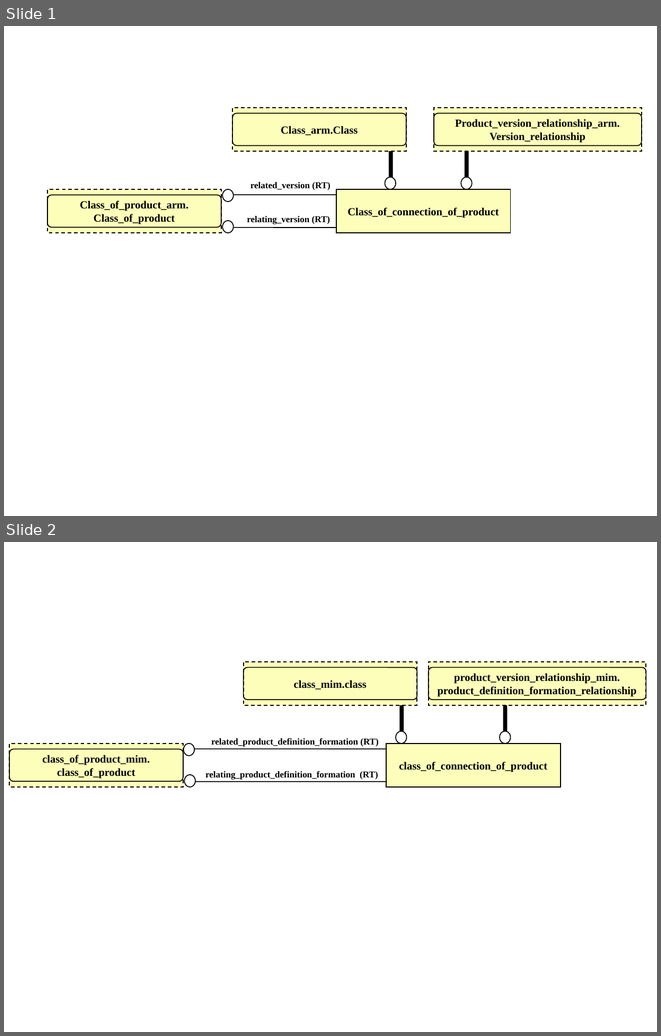
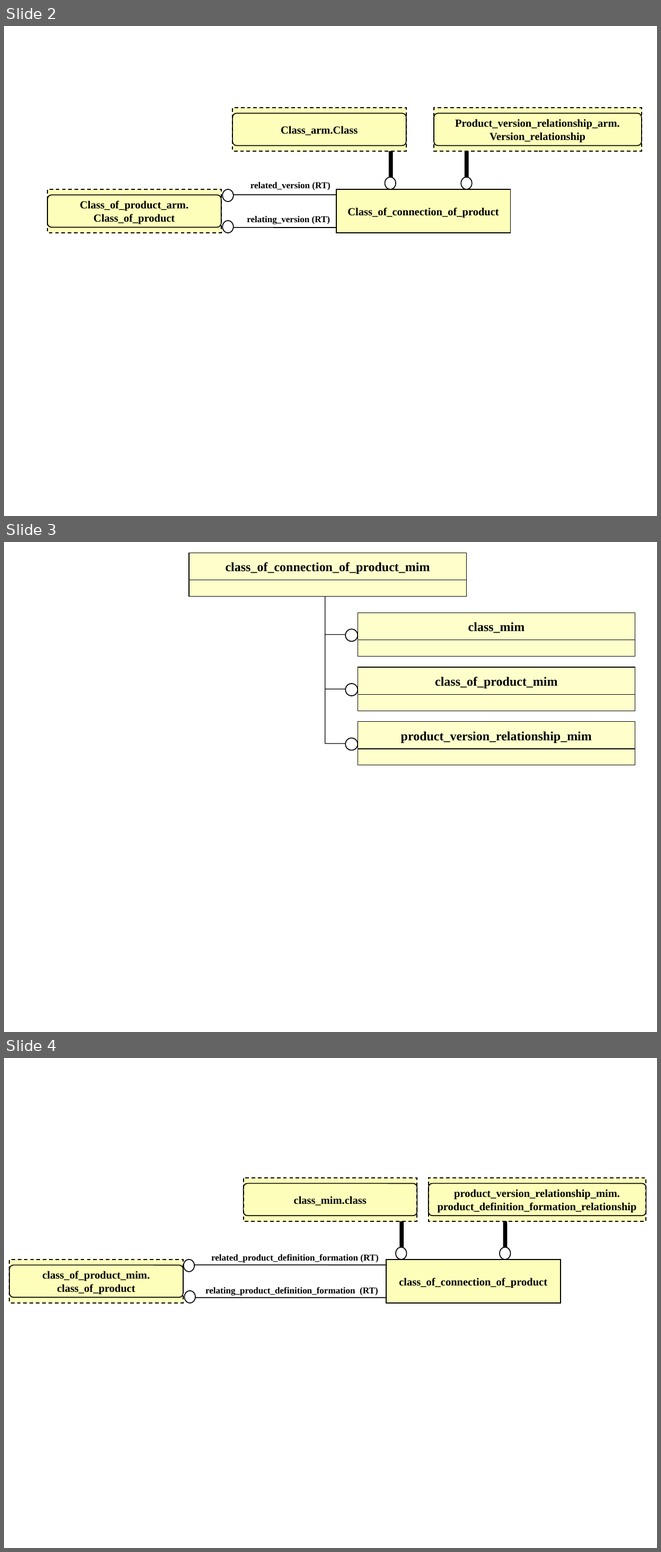
Before and after one commit to starseeker/stepmod_mirror, a slide deck: data/modules/class_of_connection_of_product/class_of_connection_of_product.ppt. Shown one above the other, each under a label of ours: slides 1 and 2 before the commit, slides 2, 3 and 4 after it. The pictures are 661x1036 and 661x1552 pixels, drawn with LibreOffice and Linux fonts; fonts in the diff are those of the drawing. Boxes give left, top, right and bottom in pixels: in the first picture for what was removed or moved away, otherwise in the second. Text is boxed around its words. In the diff, an @@ line names an element or a change of style, - is before the commit and + after.

Commit message:
uploading product structure

```diff
--- a/data/modules/class_of_connection_of_product/class_of_connection_of_product.ppt
+++ b/data/modules/class_of_connection_of_product/class_of_connection_of_product.ppt
@@ slide 3 added at [4,542,657,1032], background #FFFFFF @@
@@ rectangle added at [189,553,466,581], fill #FFFFCC, outline #000000 0.74 pt, 14 pt, text #000000, bold @@
+class_of_connection_of_product_mim
@@ rectangle added at [189,580,466,596], fill #FFFFCC, outline #000000 0.74 pt @@
@@ line added from (325, 743) to (325, 596), #000000 0.74 pt @@
@@ rectangle added at [358,612,635,640], fill #FFFFCC, outline #000000 0.74 pt, 14 pt, text #000000, bold @@
+class_mim
@@ line added from (325, 635) to (347, 635), #000000 0.74 pt @@
@@ ellipse added at [345,629,358,641], fill #FFFFFF, outline #000000 0.99 pt @@
@@ rectangle added at [358,640,635,656], fill #FFFFCC, outline #000000 0.74 pt @@
@@ rectangle added at [358,668,635,695], fill #FFFFCC, outline #000000 0.74 pt, 14 pt, text #000000, bold @@
+class_of_product_mim
@@ ellipse added at [345,684,358,696], fill #FFFFFF, outline #000000 0.99 pt @@
@@ line added from (325, 689) to (347, 689), #000000 0.74 pt @@
@@ rectangle added at [358,694,635,711], fill #FFFFCC, outline #000000 0.74 pt @@
@@ rectangle added at [358,722,635,749], fill #FFFFCC, outline #000000 0.74 pt, 14 pt, text #000000, bold @@
+product_version_relationship_mim
@@ line added from (325, 743) to (347, 743), #000000 0.74 pt @@
@@ ellipse added at [345,738,358,750], fill #FFFFFF, outline #000000 0.99 pt @@
@@ rectangle added at [358,749,635,765], fill #FFFFCC, outline #000000 0.74 pt @@
@@ what was slide 1 is now slide 2 @@
@@ what was slide 2 is now slide 4 @@
```
Also in this commit, not shown: 1 other slide added, 23 other files.
